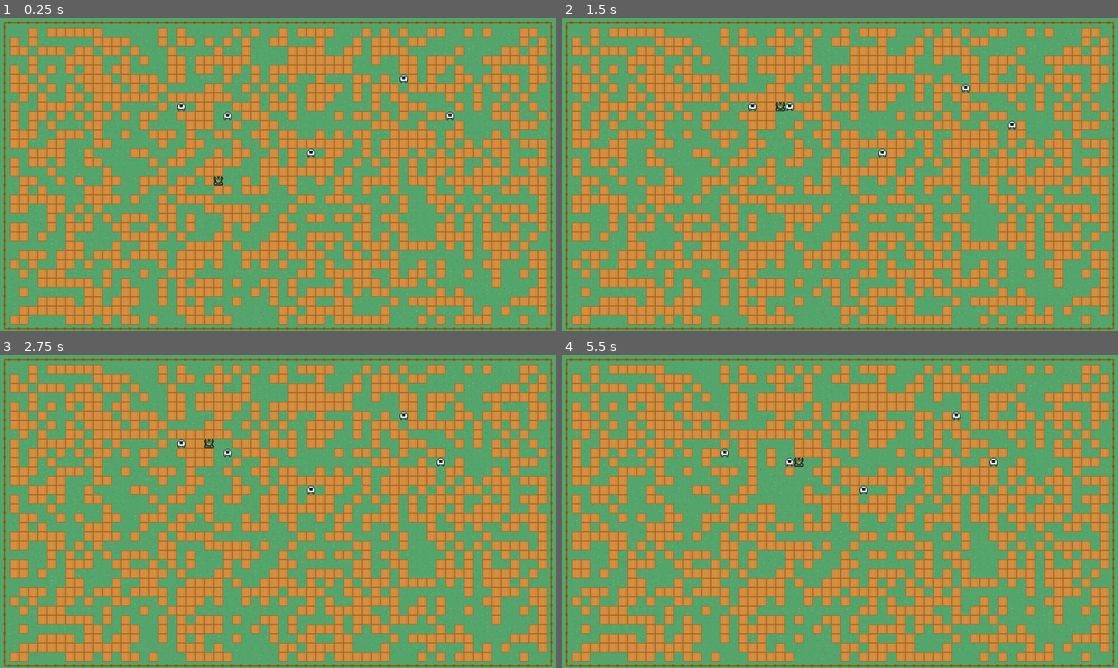
Above: before the commit, frames 1-4 (two rows, left to right).
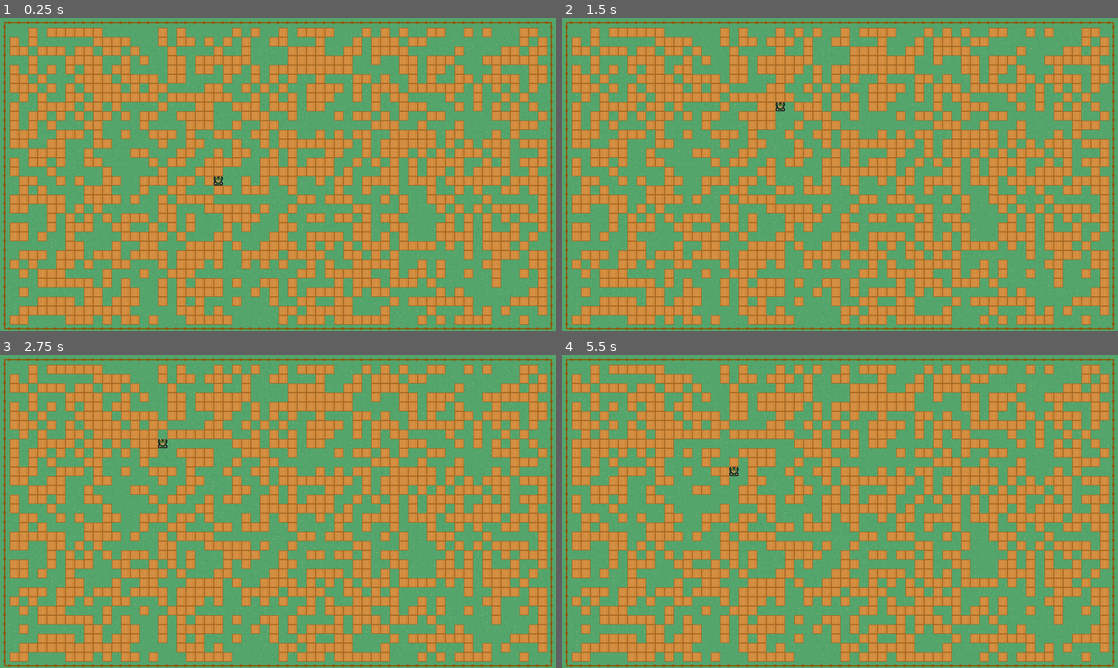
Above: after the commit, the same moments.

Repository: o11899nine/Beast
Game: Godot game, scene res://Scenes/main.tscn
Two runs of this game, one before a commit and one after it. Both use one fixed random seed, a clock stepped at 60 frames per second and the inputs below.
Inputs:
- Up to frame 1 (0.25 s): no input
- Up to frame 2 (1.5 s): tap Enter at 0.5 s; hold Up (move_north) from 0.53 s (still down)
- Up to frame 3 (2.75 s): tap Space at 2 s; release Up (move_north) at 2.03 s; hold Left (move_west) from 2.03 s (still down)
- Up to frame 4 (5.5 s): release Left (move_west) at 3.53 s; hold Down (move_south) 3.53-4.28 s; hold Right (move_east) 4.28-5.03 s; hold Up (move_north) from 5.03 s (still down)

The runs differ from the first frame. In frame 1, 0.2% of the frame differs, in the area x 31-82%, y 18-45%; in frame 2, 0.2%; in frame 3, 0.5%; in frame 4, 1.8%, in the area x 3-79%, y 18-63%.

Commit message:
refactor player and block

Diff:
--- a/scenes/characters/mob.tscn
+++ b/scenes/characters/mob.tscn
@@ -8,6 +8,7 @@
 
 [node name="Mob" type="CharacterBody2D"]
 script = ExtResource("1_boxj2")
+can_push = true
 
 [node name="Sprite2D" type="Sprite2D" parent="."]
 texture = ExtResource("2_lbkoq")
--- a/scenes/objects/block.tscn
+++ b/scenes/objects/block.tscn
@@ -6,7 +6,7 @@
 [sub_resource type="RectangleShape2D" id="RectangleShape2D_fe1dd"]
 size = Vector2(16, 16)
 
-[node name="Block" type="CharacterBody2D" groups=["moveable_objects"]]
+[node name="Block" type="StaticBody2D"]
 script = ExtResource("1_lsxcj")
 
 [node name="Sprite2D" type="Sprite2D" parent="."]
--- a/scripts/characters/mob.gd
+++ b/scripts/characters/mob.gd
@@ -1,8 +1,18 @@
 extends CharacterBody2D
 
+const MOVES: Dictionary = Globals.MOVES_8D
+
+@export var can_push: bool = false
+@export var can_be_pushed: bool = false
+
 @onready var ray: RayCast2D = $RayCast2D
-@onready var may_move: bool = true
 @onready var move_cooldown: Timer = $MoveCooldownTimer
+
+var may_move: bool = true
+
+func _ready():
+	if can_be_pushed:
+		add_to_group("can_be_pushed")
 
 func _process(delta):
 	# Remove mob if captured
@@ -11,26 +21,28 @@
 	# If move cooldown is over, move to a random adjacent unoccupied tile
 	# and restart cooldown timer
 	elif may_move:
-		move(get_random_valid_direction())
+		move_and_push(get_random_valid_direction())
 		may_move = false
 		move_cooldown.start()
+
 
 func is_captured():
 	# Loop over possible directions to move in.
 	# If any valid move found, return FALSE. If no valid moves, return TRUE
-	for direction in Globals.MOVES_8D.keys():
+	for direction in MOVES.keys():
 		if is_valid_move(direction):
 			return false
 	return true
+
 
 func get_random_valid_direction():
 	# This function assumes there is at least one valid move,
 	# so don't call this if is_captured() returns TRUE
 
 	# Shuffle all possible directions
-	var directions = Globals.MOVES_8D.keys()
+	var directions: Array = MOVES.keys()
 	directions.shuffle()
-	print_debug(directions)
+
 	# If the first direction is valid, return it.
 	# Else, remove it and check the new first direction
 	for i in directions.size():
@@ -38,17 +50,42 @@
 			return directions[0]
 		directions.pop_front()
 
+func aim_ray(direction):
+	# Get vector by multiplying the directions's vector by the grid size
+	var vector_pos: Vector2 = MOVES[direction] * Globals.GRID_SIZE
+	# Aim Raycast at target position
+	ray.set_target_position(vector_pos)
+	ray.force_raycast_update()
+
+func is_valid_move(direction: String):
+	# If this entity can't move in the given direction, return false
+	if not direction in MOVES.keys():
+		return false
+
+	aim_ray(direction)
+	# If the target position is unoccupied, return TRUE
+	if not ray.is_colliding():
+		return true
+	# If the target position is occupied and this entity can push,
+	# Check if the object in the target position can be pushed
+	elif can_push:
+			var object: Object = ray.get_collider()
+			if object.is_in_group("can_be_pushed"):
+				# If pushing the object is a valid move, move the object
+				# and return TRUE
+				if object.is_valid_move(direction):
+					return true
+	# If the target position is occupied and this entity cannot push, return FALSE
+	return false
+
+
+
+func move_and_push(direction):
+	aim_ray(direction)
+	var object: Object = ray.get_collider()
+	object.move_and_push(direction)
+	position += MOVES[direction] * Globals.GRID_SIZE
+
+
 func _on_move_cooldown_timeout():
 	may_move = true
-
-func is_valid_move(direction: String):
-	var vector_pos: Vector2 = Globals.MOVES_8D[direction] * Globals.GRID_SIZE
-	ray.set_target_position(vector_pos)
-	ray.force_raycast_update()
-	if ray.is_colliding():
-		return false
-	return true
-
-
-func move(direction):
-	position += Globals.MOVES_8D[direction] * Globals.GRID_SIZE
--- a/scripts/characters/player.gd
+++ b/scripts/characters/player.gd
@@ -1,41 +1,61 @@
 extends CharacterBody2D
 
+const MOVES: Dictionary = Globals.MOVES_4D
+
+@export var can_push: bool = true
+@export var can_be_pushed: bool = false
+
 @onready var ray: RayCast2D = $RayCast2D
-@onready var may_move: bool = true
 @onready var move_cooldown: Timer = $MoveCooldownTimer
 
-func _process(delta):
-	# If move cooldown is over, listen for direction input.
+var may_move: bool = true
+
+
+func _init() -> void:
+	if can_push: add_to_group("pushers")
+	if can_be_pushed: add_to_group("pushables")
+
+
+func _process(delta: float) -> void:
 	if may_move:
-		for direction in Globals.MOVES_4D:
+		for direction in MOVES:
 			if Input.is_action_pressed(direction):
-				# If the adjacent tile in the direction is unoccupied,
-				# move there and restart move cooldown timer
 				if is_valid_move(direction):
-					move(direction)
+					move_and_push(direction)
 					may_move = false
 					move_cooldown.start()
 
-
-func is_valid_move(direction: String):
-	var vector_pos: Vector2 = Globals.MOVES_4D[direction] * Globals.GRID_SIZE
-	ray.set_target_position(vector_pos)
+func aim_raycast(direction: String) -> void:
+	var target_position: Vector2 = MOVES[direction] * Globals.GRID_SIZE
+	ray.set_target_position(target_position)
 	ray.force_raycast_update()
 
+
+func is_valid_move(direction: String) -> bool:
+	aim_raycast(direction)
 	if not ray.is_colliding():
 		return true
-	else:
+	elif can_push:
 		var collider: Object = ray.get_collider()
-		if collider.is_in_group("moveable_objects"):
+		if collider.is_in_group("pushables"):
 			if collider.is_valid_move(direction):
-				collider.move(direction)
 				return true
-			else:
-				return false
+	return false
 
-func move(direction):
-	position += Globals.MOVES_4D[direction] * Globals.GRID_SIZE
+func move_and_push(direction: String) -> void:
+	if ray.is_colliding():
+		push(ray.get_collider(), direction)
+	move(direction)
 
 
-func _on_move_cooldown_timeout():
+func push(object: Object, direction: String) -> void:
+	object.move_and_push(direction)
+
+
+func move(direction: String) -> void:
+	position += MOVES[direction] * Globals.GRID_SIZE
+
+
+
+func _on_move_cooldown_timeout() -> void:
 	may_move = true
--- a/scripts/objects/block.gd
+++ b/scripts/objects/block.gd
@@ -1,22 +1,43 @@
-extends CharacterBody2D
+extends StaticBody2D
 
-@onready var ray = $RayCast2D
+const MOVES: Dictionary = Globals.MOVES_4D
 
-func is_valid_move(direction):
-	var vector_pos = Globals.MOVES_4D[direction] * Globals.GRID_SIZE
-	ray.set_target_position(vector_pos)
+@export var can_push: bool = true
+@export var can_be_pushed: bool = true
+
+@onready var ray: RayCast2D = $RayCast2D
+
+
+func _init() -> void:
+	if can_push: add_to_group("pushers")
+	if can_be_pushed: add_to_group("pushables")
+
+
+func aim_raycast(direction: String) -> void:
+	var target_position: Vector2 = MOVES[direction] * Globals.GRID_SIZE
+	ray.set_target_position(target_position)
 	ray.force_raycast_update()
 
+func is_valid_move(direction: String) -> bool:
+	aim_raycast(direction)
 	if not ray.is_colliding():
 		return true
-	else:
-		var collider = ray.get_collider()
-		if collider.is_in_group("moveable_objects"):
+	elif can_push:
+		var collider: Object = ray.get_collider()
+		if collider.is_in_group("pushables"):
 			if collider.is_valid_move(direction):
-				collider.move(direction)
 				return true
-			else:
-				return false
+	return false
 
-func move(direction):
-	position += Globals.MOVES_4D[direction] * Globals.GRID_SIZE
+func move_and_push(direction: String) -> void:
+	if ray.is_colliding():
+		push(ray.get_collider(), direction)
+	move(direction)
+
+
+func push(object: Object, direction: String) -> void:
+	object.move_and_push(direction)
+
+
+func move(direction: String) -> void:
+	position += MOVES[direction] * Globals.GRID_SIZE
--- a/scripts/system/main.gd
+++ b/scripts/system/main.gd
@@ -16,7 +16,7 @@
 
 	spawn_blocks(num_blocks)
 	spawn_player()
-	spawn_mobs(5)
+	spawn_mobs(0)
 
 
 
